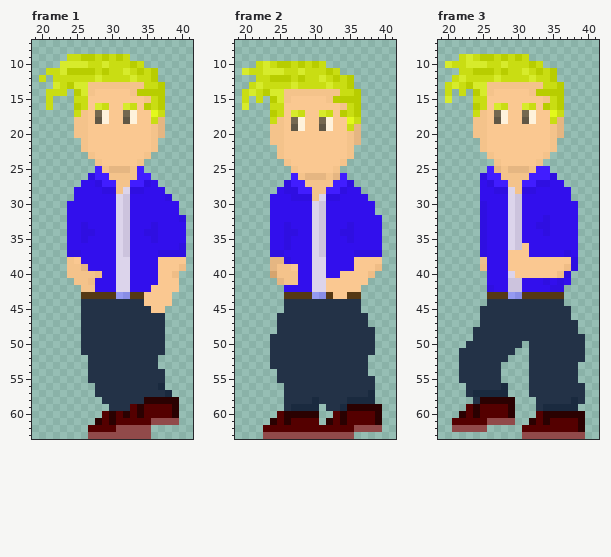
Two versions of one pixel-art file, Assets/art/MainCharacters/Liam/ATTEMPT3/Combat/liamBackR.aseprite. Above is the file before it was changed.
64x64 pixels, 5 frames. Colours within 5 levels of each other are drawn and written as one. Shown: frame 1: x 19..41, y 7..63; frame 2: x 19..41, y 7..63; frame 3: x 19..41, y 7..63. The commit also changed other frames, which this record leaves out.
The result:
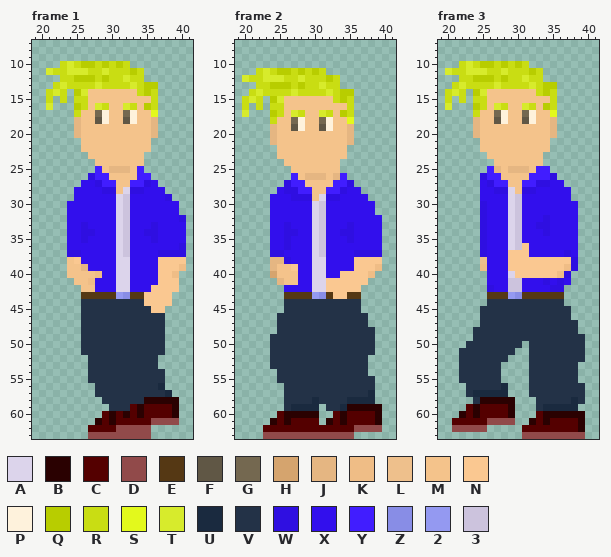
Palette (. is transparent): A #dcd4eb  B #2a0101  C #540000  D #914a4a  E #553814  F #605745  G #746850  H #d5a46e  J #e5b682  K #efbd86  L #eec08c  M #f4c38b  N #fac891  P #fef2dc  Q #b8cd00  R #c9dd13  S #e3f91c  T #d7eb2c  U #1a2a3f  V #233247  W #2f0fe1  X #320fed  Y #411dff  Z #888de6  2 #9499f1  3 #ccc3dd
Change:
Changed rows in their new state; - is an unchanged pixel.
Frame 1:
first column x 20:
 9 ----.........-----
10 ---R-RQQ-Q-Q-..---
11 -T-RTTTR-T--RQR..-
12 .-.--QQQRQ--TR-..-
13 --RTRRRRTRRRRTRQQ.
14 --T-----MMMMM-R-R.
15 ---R---MMMMMMMM--.
16 -T-----M--MM--M--.
17 -------M--MM--MM-.
18 -----J-M--MM--MMJ.
19 -----J-MMMMMMMMMJ.
20 -----J-MMMMMMMMMJ.
21 -------MMMMMMMMM.-
22 -------MMMMMMMMM.-
23 --------MMMMMMM.--
24 ---------MMMMM----
Frame 2:
first column x 20:
10 --..........-----
11 ..--RQQ-Q-Q-..---
12 TR-TTTR-T--RQR..-
13 -.R-QQQRQ--TR-..-
14 .RTRRRRTRRRRTRQQ.
15 -T-----MMMMM-R-R.
16 R-R---MMMMMMMM--.
17 T-----M--MM--M--.
18 ------M--MM--MM-.
19 ----J-M--MM--MMJ.
20 ----J-MMMMMMMMMJ.
21 ----J-MMMMMMMMMJ.
22 ------MMMMMMMMM.-
23 ------MMMMMMMMM.-
24 -------MMMMMMM.--
25 --------MMMMM----
Frame 3:
first column x 20:
 9 --..........-----
10 ..--RQQ-Q-Q-..---
11 TR-TTTR-T--RQR..-
12 -.R-QQQRQ--TR-..-
13 .RTRRRRTRRRRTRQQ.
14 -T-----MMMMM-R-R.
15 R-R---MMMMMMMM--.
16 T-----M--MM--M--.
17 ------M--MM--MM-.
18 ----J-M--MM--MMJ.
19 ----J-MMMMMMMMMJ.
20 ----J-MMMMMMMMMJ.
21 ------MMMMMMMMM.-
22 ------MMMMMMMMM.-
23 -------MMMMMMM.--
24 --------MMMMM----
Boxes around the changes in both pictures, in picture pixels (x1, y1, x2, y2):
changed: (39, 54, 165, 166)
changed: (242, 61, 361, 173)
changed: (445, 54, 564, 166)
